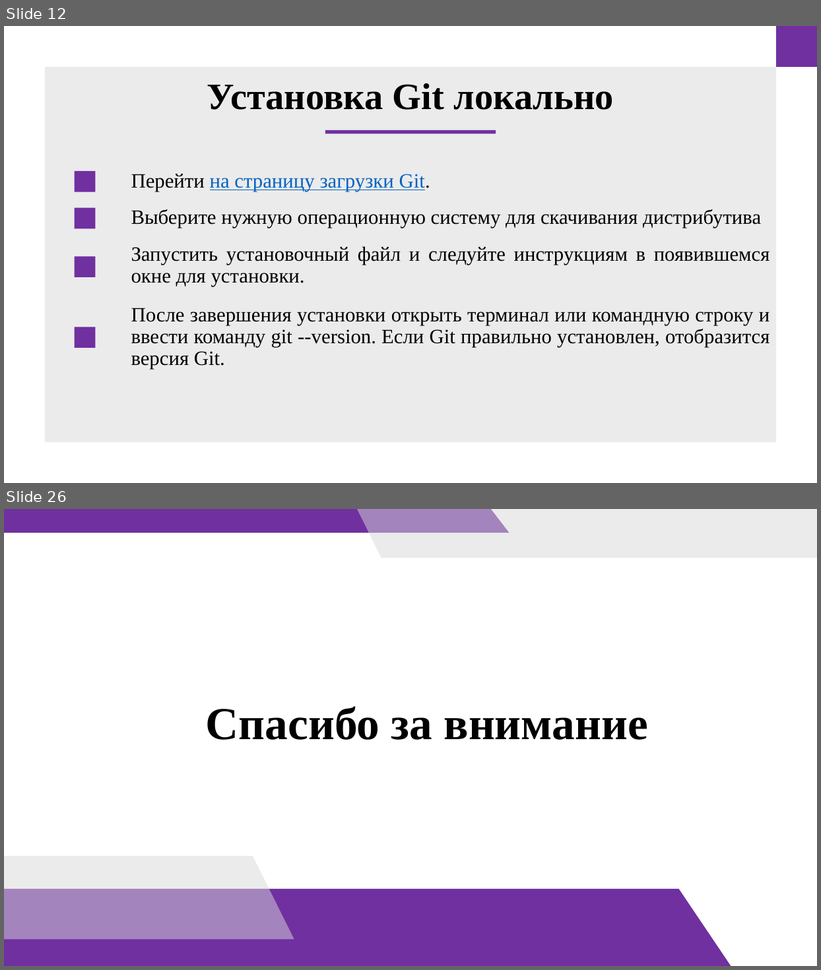
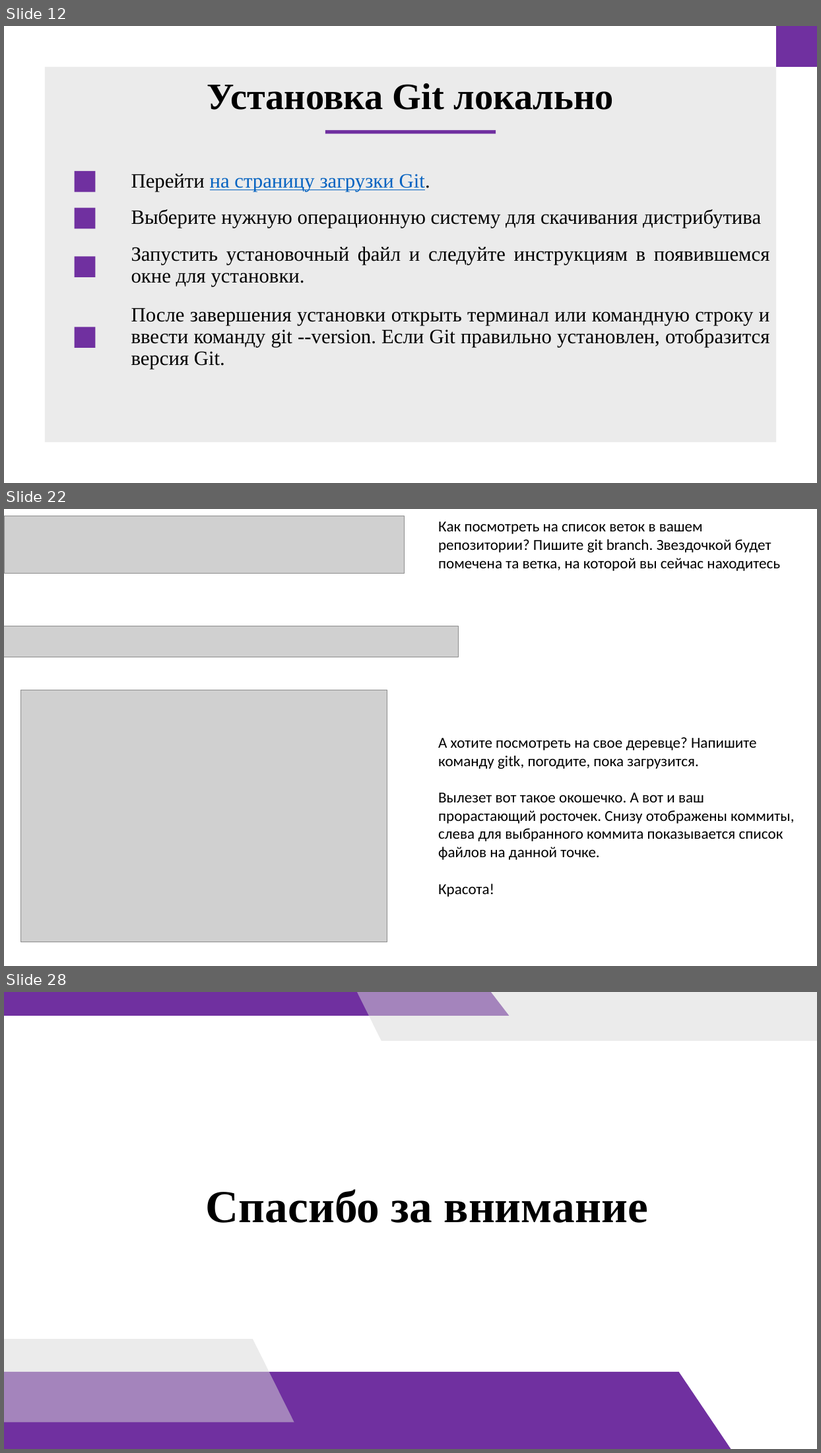
Before and after one commit to doshenka/akademy_files, a slide deck: преза на 11-23-24.pptx. Shown one above the other, each under a label of ours: slides 12 and 26 before the commit, slides 12, 22 and 28 after it; the slides between them are not shown. The pictures are 821x970 and 821x1453 pixels, drawn with LibreOffice and Linux fonts; fonts in the diff are those of the drawing; grey boxes stand for pictures. Boxes give left, top, right and bottom in pixels: in the first picture for what was removed or moved away, otherwise in the second. Text is boxed around its words. In the diff, an @@ line names an element or a change of style, - is before the commit and + after.

```diff
--- a/преза на 11-23-24.pptx
+++ b/преза на 11-23-24.pptx
@@ slide 22 added at [4, 509, 817, 966], background #FFFFFF @@
@@ picture added at [4, 516, 404, 573] @@
@@ text added at [438, 522, 780, 571], 18 pt, text #000000 @@
+Как посмотреть на список веток в вашем репозитории? Пишите git branch. Звездочкой будет помечена та ветка, на которой вы сейчас находитесь
@@ picture added at [4, 626, 459, 658] @@
@@ picture added at [21, 690, 387, 943] @@
@@ text added at [438, 737, 794, 897], 18 pt, text #000000 @@
+А хотите посмотреть на свое деревце? Напишите команду gitk, погодите, пока загрузится.
+Вылезет вот такое окошечко. А вот и ваш прорастающий росточек. Снизу отображены коммиты, слева для выбранного коммита показывается список файлов на данной точке.
+Красота!
@@ what was slide 26 is now slide 28 @@
```
Also in this commit, not shown: 2 slides changed, 12 other slides added, 11 slides removed.
